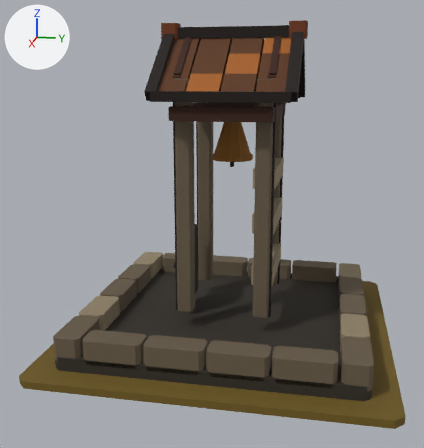
A saved change to the glTF model art/bell-tower_t1/bell-tower_t1.glb.
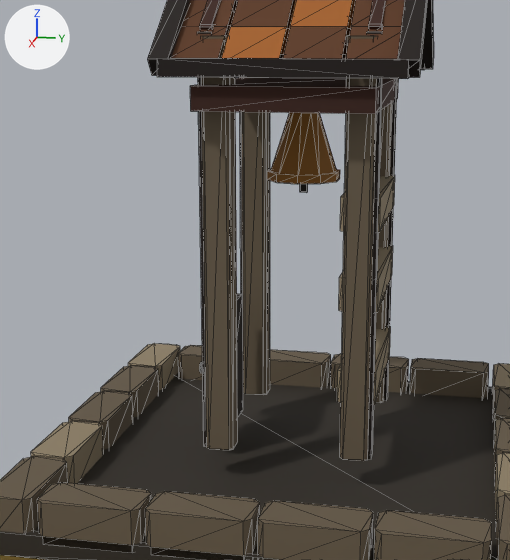
Each version appears first whole from a camera (50 mm lens) standing at (4.21, 0.69, 1.87) and looking at (0.1, -0.13, 0.85), and next in a close-up on the part from 14% to 82% of the width and 13% to 83% of the height. Lighting does not change. The marker at upper left points along +X, +Y and +Z. The older version's two pictures come first. The close-ups show mesh edges as thin lines. Vertices at exactly the same position are counted once.

The older version as bpy lines, for what is in view:
```python
me_mmr___bell_tower___t01_architecture_mesh_001 = bpy.data.meshes.new('MMR | bell-tower | T01 Architecture Mesh.001')
me_mmr___bell_tower___t01_architecture_mesh_001.from_pydata(...)  # 820 vertices, 1344 faces; spans x -1.0..1.0, y -1.0..1.0, z 0.0..2.2
me_mmr___bell_tower___t01_architecture_mesh_001.materials.append(mat_mmr___shared_palette_atlas)  # picture img_mmr_shared_color_palette_64
ob_mmr___bell_tower___t01_architecture_001 = bpy.data.objects.new('MMR | bell-tower | T01 Architecture.001', me_mmr___bell_tower___t01_architecture_mesh_001)
ob_mmr___bell_tower___t01_architecture_001.location = (0.0, 0.0, 0.05)
```
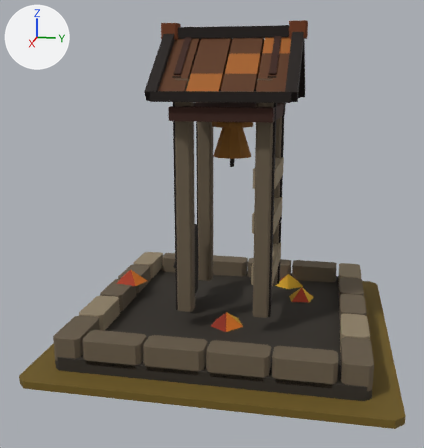
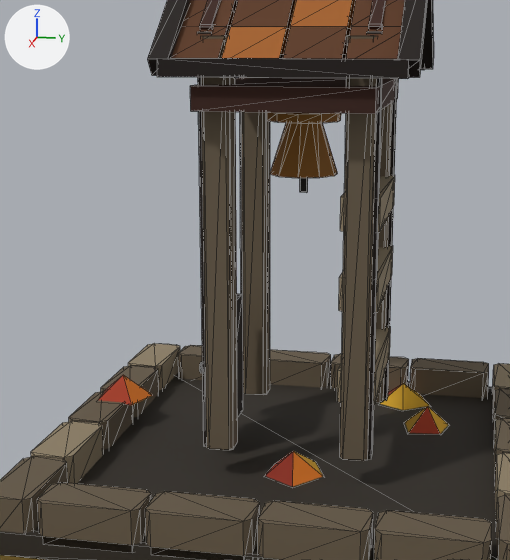
Location of each change, [x1, y1, x2, y2] in pixels of the close-ups (510 x 560 px):
'MMR | bell-tower | T01 Bell.001', added (brown): after [267, 112, 341, 178]
'MMR | bell-tower | T01 Autumn Dressing.001', added: after [98, 375, 449, 487]
part 1 of me_mmr___bell_tower___t01_architecture_mesh_001, deleted (brown): before [267, 168, 340, 184]

What changed in the scene script:
```text
Change me_mmr___bell_tower___t01_architecture_mesh_001:
    used by ob_mmr___bell_tower___t01_architecture_001; location = (0.0, 0.0, 0.05)
    remove me_mmr___bell_tower___t01_architecture_mesh_001.from_pydata(...)  # 820 vertices, 1344 faces; spans x -1.0..1.0, y -1.0..1.0, z 0.0..2.2
    add me_mmr___bell_tower___t01_architecture_mesh_001.from_pydata(...)  # 780 vertices, 1272 faces; spans x -1.0..1.0, y -1.0..1.0, z 0.0..2.2
    me_mmr___bell_tower___t01_architecture_mesh_001 part 1: the loose piece of 20 vertices spanning x -0.15..0.15, y -0.14..0.14, z 1.26..1.3 is deleted
    other edits to the shape of me_mmr___bell_tower___t01_architecture_mesh_001 do not show in these pictures
Add me_mmr___bell_tower___t01_bell_001:
    me_mmr___bell_tower___t01_bell_001.from_pydata(...)  # a 10-sided cut cone along z (radius 0.14 at the low end, 0.06 at the high end) spanning x -0.14..0.14, y -0.133..0.133, z 1.285..1.535; a 10-sided cylinder along z spanning x -0.15..0.15, y -0.143..0.143, z 1.5..1.535
    me_mmr___bell_tower___t01_bell_001.materials.append(mat_mmr___shared_palette_atlas)  # picture img_mmr_shared_color_palette_64
Add me_mmr___bell_tower___t01_autumn_dressing_001:
    me_mmr___bell_tower___t01_autumn_dressing_001.from_pydata(...)  # 24 vertices, 20 faces; spans x -0.82..0.41, y -0.97..0.62, z 0.09..0.32
    me_mmr___bell_tower___t01_autumn_dressing_001.materials.append(mat_mmr___shared_palette_atlas)  # picture img_mmr_shared_color_palette_64
Add ob_mmr___bell_tower___t01_bell_001:
    ob_mmr___bell_tower___t01_bell_001 = bpy.data.objects.new('MMR | bell-tower | T01 Bell.001', me_mmr___bell_tower___t01_bell_001)
    ob_mmr___bell_tower___t01_bell_001.location = (0.0, 0.0, 0.05)
Add ob_mmr___bell_tower___t01_autumn_dressing_001:
    ob_mmr___bell_tower___t01_autumn_dressing_001 = bpy.data.objects.new('MMR | bell-tower | T01 Autumn Dressing.001', me_mmr___bell_tower___t01_autumn_dressing_001)
    ob_mmr___bell_tower___t01_autumn_dressing_001.location = (0.0, 0.0, 0.05)
```
